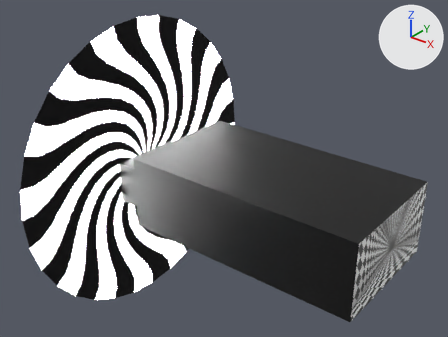
The glTF model assets/Model.glb: old version first, new version second.
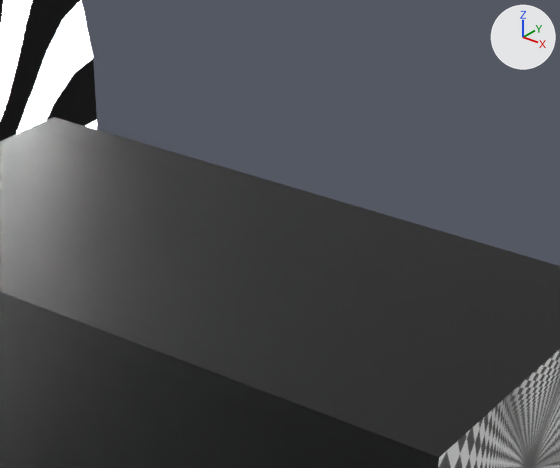
There are two pictures of each version: one whole from a camera (50 mm lens) standing at (10.11, -7.69, 5.78) and looking at (4.03, -0.1, 1.07), one close up on the part from 45% to 90% of the width and 23% to 74% of the height. The axes (+X, +Y, +Z) are drawn at upper right. The lights are the same throughout. The older version's two pictures come first. Where no turn or scale is listed for an object, it has been applied to the vertices. Vertices at exactly the same position are counted once.
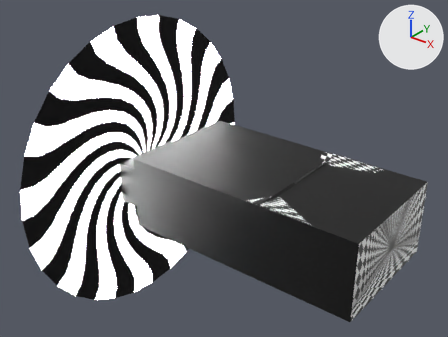
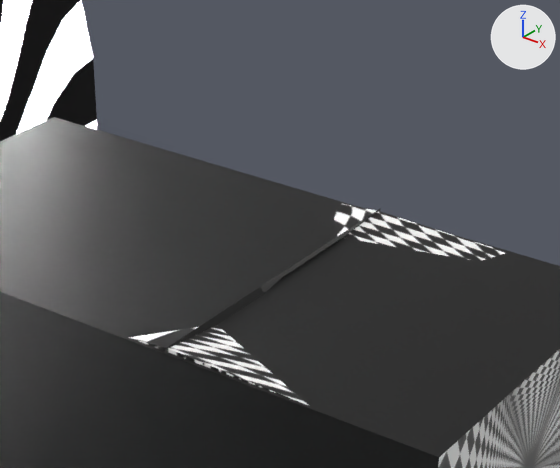
Changed parts and their boxes (x1, y1, x2, y2) in the close-ups (560 x 468 px):
part 1 of me_cube_001, added: after (128, 204, 508, 406)

Patch to the scene script:
```diff
--- a/assets/Model.glb.py
+++ b/assets/Model.glb.py
@@ me_cube_001 @@
 # used by ob_cube; location = (4.449, -0.008, 0.657)
-me_cube_001.from_pydata(...)  # 168 vertices, 328 faces; spans x -2.45..2.71, y -1.15..1.15, z -0.65..0.65
+me_cube_001.from_pydata(...)  # 352 vertices, 730 faces; spans x -2.45..2.71, y -1.15..1.15, z -0.65..0.68
+# me_cube_001 part 1: 184 vertices added at x -2.43..2.69, y -1.15..1.15, z -0.63..0.68
 me_cube_001.materials.append(mat_material_005)
 me_cube_001.materials.append(mat_infinite_tunnel_black_white_checkered_pattern_spiral_effect_d_space_explore_created_striking_mesmerizing_374843067)
+me_cube_001.materials.append(mat_1723119)  # picture img_1723119
```
